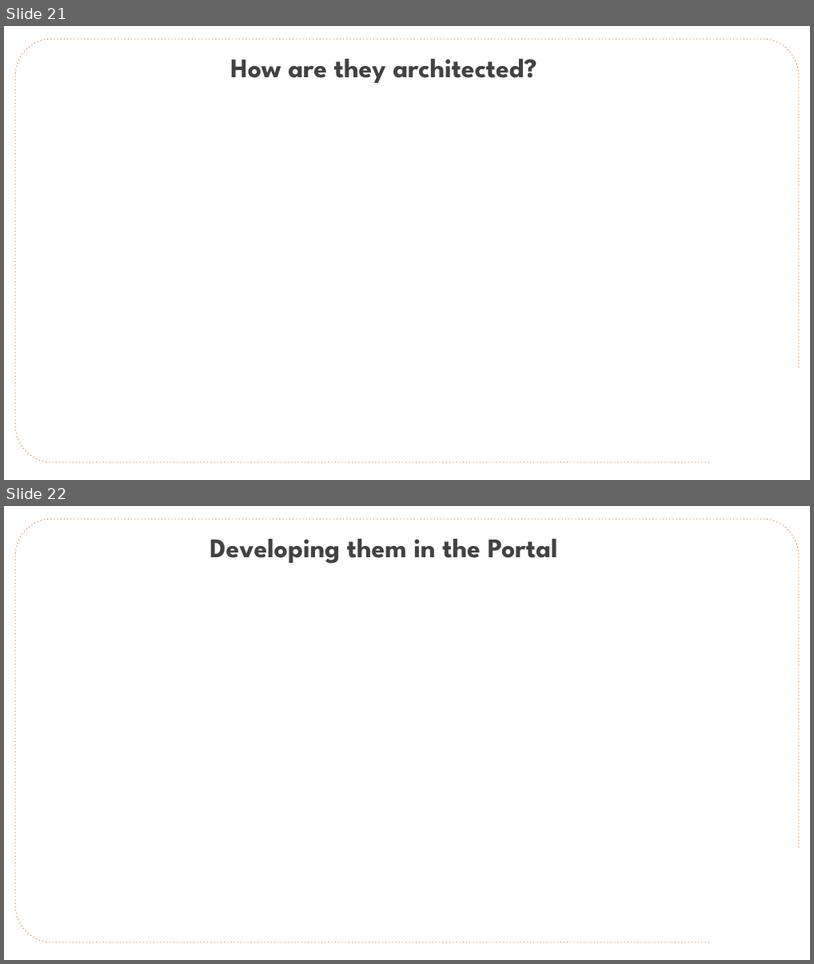
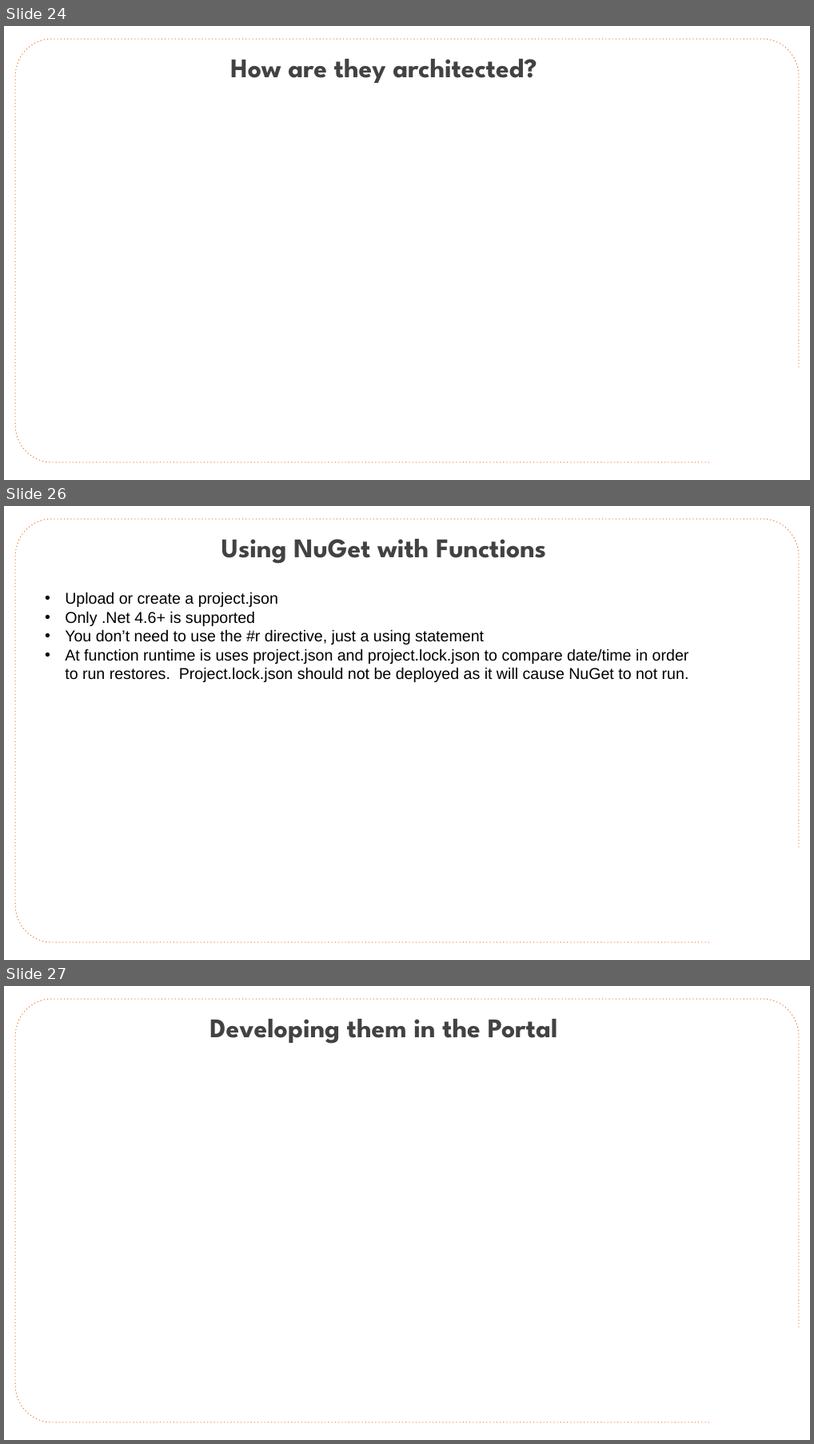
Before and after one commit to CloudSpecOps/Serverless-Architectures-with-Azure, a slide deck: Session Presentation/Azure-Serverless-Architecture-Session-Day-1.pptx. Shown one above the other, each under a label of ours: slides 21 and 22 before the commit, slides 24, 26 and 27 after it; the slides between them are not shown. The pictures are 814x964 and 814x1444 pixels, drawn with LibreOffice and Linux fonts; fonts in the diff are those of the drawing; background and template pictures are left out. Boxes give left, top, right and bottom in pixels: in the first picture for what was removed or moved away, otherwise in the second. Text is boxed around its words. In the diff, an @@ line names an element or a change of style, - is before the commit and + after.

```diff
--- a/Session Presentation/Azure-Serverless-Architecture-Session-Day-1.pptx
+++ b/Session Presentation/Azure-Serverless-Architecture-Session-Day-1.pptx
@@ slide 26 added at box(4, 506, 810, 960), background #FFFFFF; not listed: 1 template element that a slide beside it also shows @@
@@ text added at box(222, 539, 546, 564), 48 pt, text #424242, bold @@
+Using NuGet with Functions
@@ text added at box(65, 592, 690, 682), 28 pt, text #000000 @@
+• Upload or create a project.json
+• Only .Net 4.6+ is supported
+• You don’t need to use the #r directive, just a using statement
+• At function runtime is uses project.json and project.lock.json to compare date/time in order to run restores. Project.lock.json should not be deployed as it will cause NuGet to not run.
@@ what was slide 21 is now slide 24 @@
@@ what was slide 22 is now slide 27 @@
```
Also in this commit, not shown: 10 slides changed, 7 other slides added.
